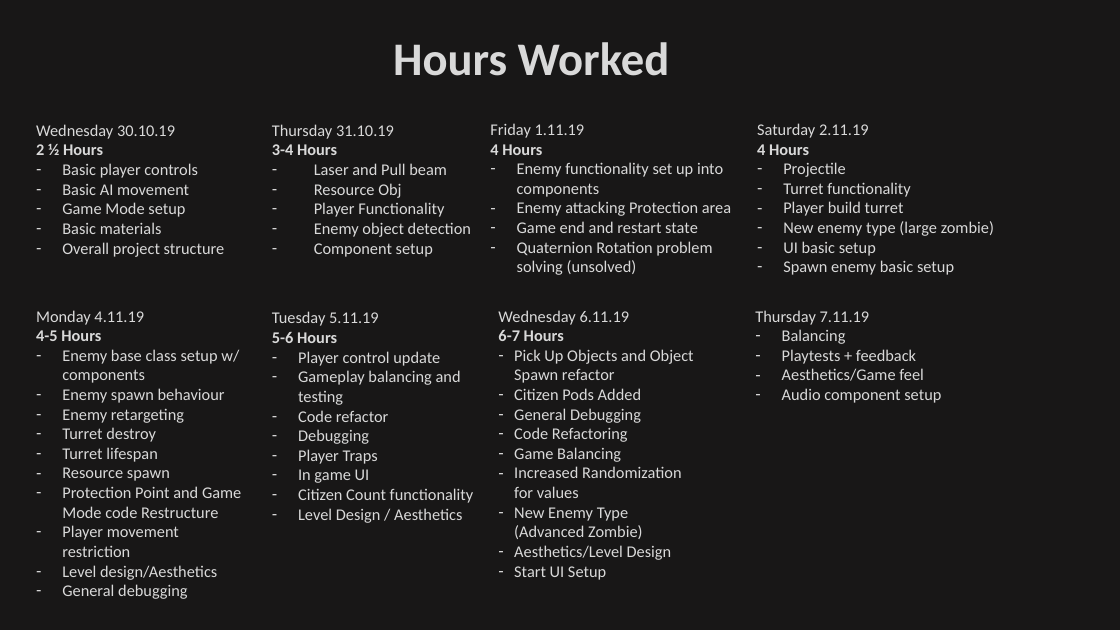
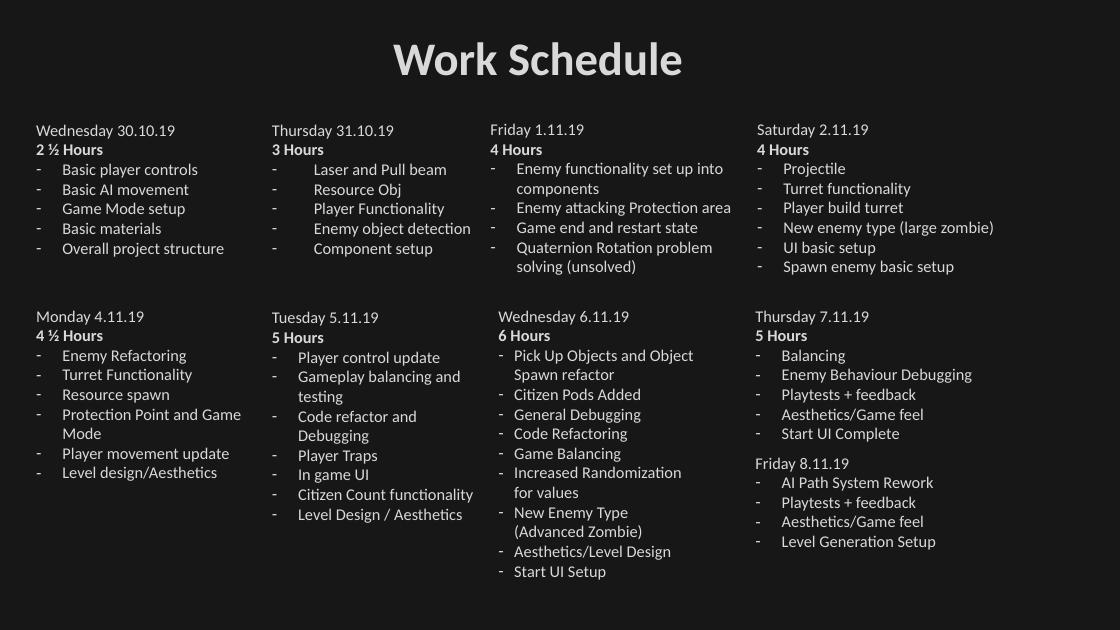
Before and after one commit to jabbawalden/AliensVsZombies, a slide deck: slide 2 of AliensVsZombieDocument.pptx. Drawn at 1120x630 pixels with LibreOffice and Linux fonts; fonts in the diff are those of the drawing. Boxes give left, top, right and bottom in pixels: in the first picture for what was removed or moved away, otherwise in the second. Text is boxed around its words. In the diff, an @@ line names an element or a change of style, - is before the commit and + after.

Commit message:
Document update

```diff
--- a/AliensVsZombieDocument.pptx
+++ b/AliensVsZombieDocument.pptx
@@ text at box(393, 42, 683, 76): text changed @@
-Hours Worked
+Work Schedule
@@ text at box(272, 144, 324, 155): text changed @@
-3-4 Hours
+3 Hours
@@ text at box(36, 330, 192, 383): text changed @@
-4-5 Hours
-– Enemy base class setup w/ components
-– Enemy spawn behaviour
-– Enemy retargeting
-– Turret destroy
-– Turret lifespan
+4 ½ Hours
+– Enemy Refactoring
+– Turret Functionality
@@ text at box(272, 332, 324, 343): text changed @@
-5-6 Hours
+5 Hours
@@ text at box(498, 330, 550, 341): text changed @@
-6-7 Hours
+6 Hours
@@ text at box(755, 330, 807, 341): paragraph added @@
+5 Hours
@@ text at box(782, 368, 972, 383): paragraph added @@
+– Enemy Behaviour Debugging
@@ text at box(62, 408, 241, 462): text changed @@
-– Protection Point and Game Mode code Restructure
-– Player movement restriction
+– Protection Point and Game Mode
+– Player movement update
@@ text at box(298, 410, 417, 444): text changed @@
-– Code refactor
-– Debugging
+– Code refactor and Debugging
@@ text at box(782, 427, 899, 442): text changed @@
-– Audio component setup
+– Start UI Complete
@@ text added at box(755, 457, 936, 550), 14 pt, text #D9D9D9 @@
+Friday 8.11.19
+– AI Path System Rework
+– Playtests + feedback
+– Aesthetics/Game feel
+– Level Generation Setup
@@ text at box(62, 584, 187, 599): paragraph removed @@
-– General debugging
```
